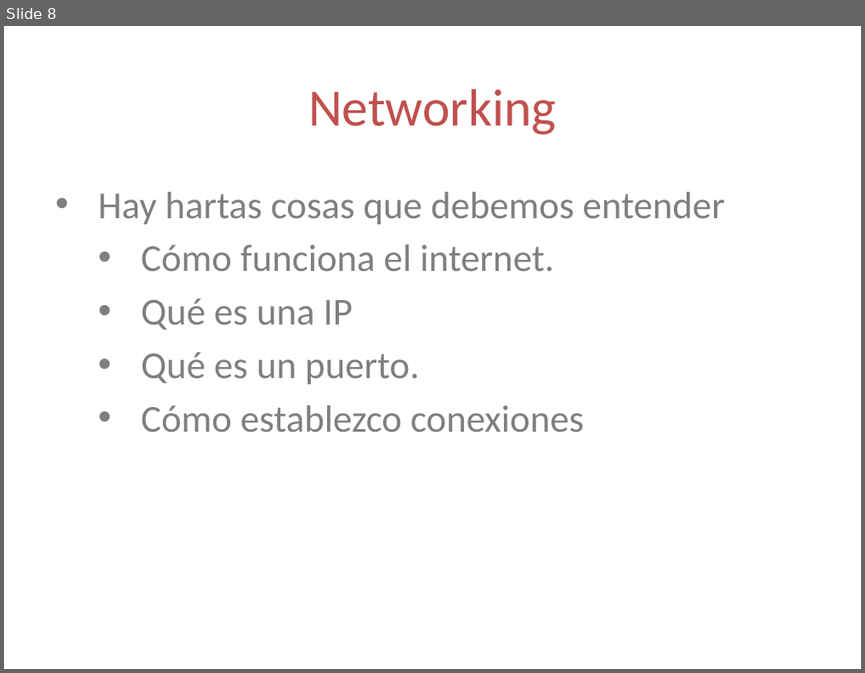
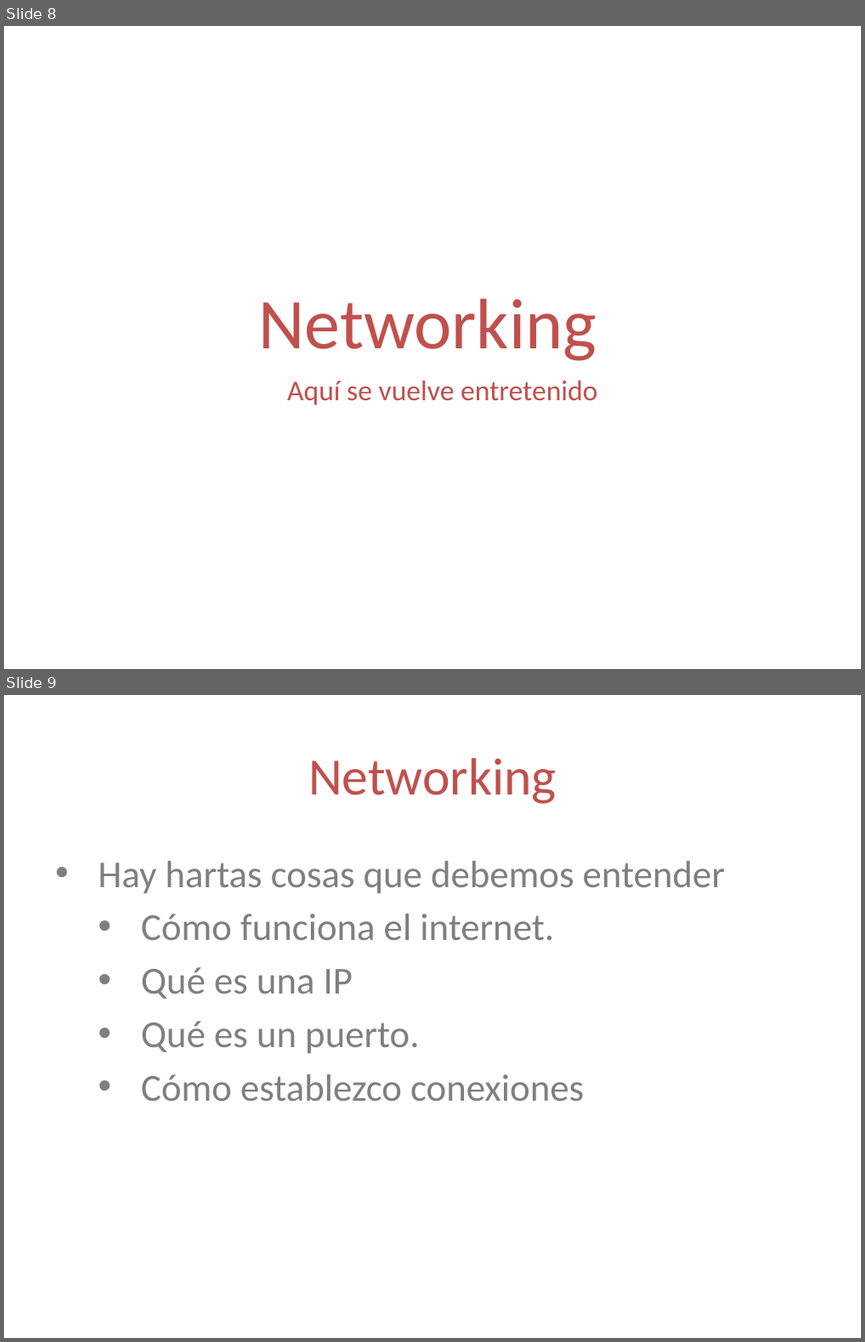
Before and after one commit to lopezjurip/AyudantiaIIC2233, a slide deck: Networking/Ayudantía Threads + Networking.pptx. Shown one above the other, each under a label of ours: slide 8 before the commit, slides 8 and 9 after it. The pictures are 865x673 and 865x1342 pixels, drawn with LibreOffice and Linux fonts; fonts in the diff are those of the drawing. Boxes give left, top, right and bottom in pixels: in the first picture for what was removed or moved away, otherwise in the second. Text is boxed around its words. In the diff, an @@ line names an element or a change of style, - is before the commit and + after.

```diff
--- a/Networking/Ayudantía Threads + Networking.pptx
+++ b/Networking/Ayudantía Threads + Networking.pptx
@@ slide 8 added at [4,26,861,669], background #FFFFFF @@
@@ text added at [259,298,596,361], 60 pt, text #C0504D @@
+Networking
@@ text added at [287,380,597,405], 24 pt, text #C0504D @@
+Aquí se vuelve entretenido
@@ what was slide 8 is now slide 9 @@
```
Also in this commit, not shown: 14 slides changed, 1 other slide added, 30 other files.
